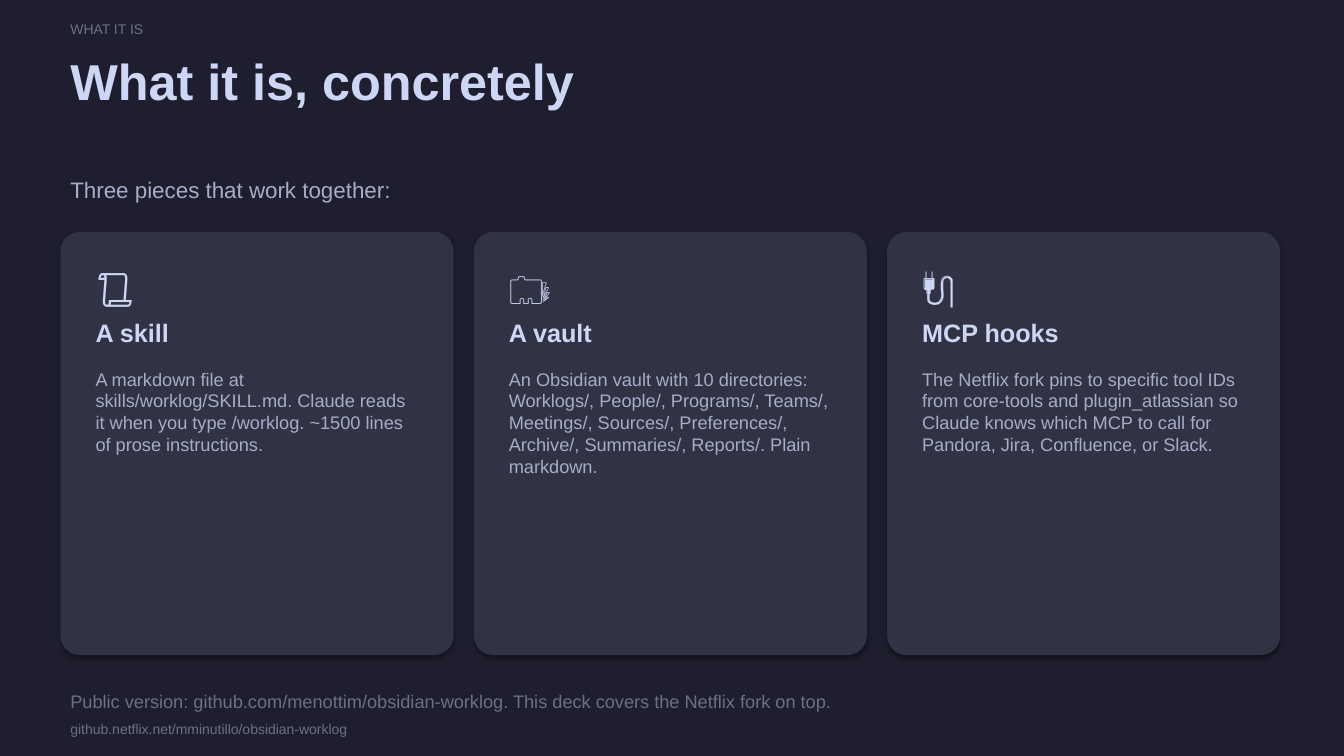
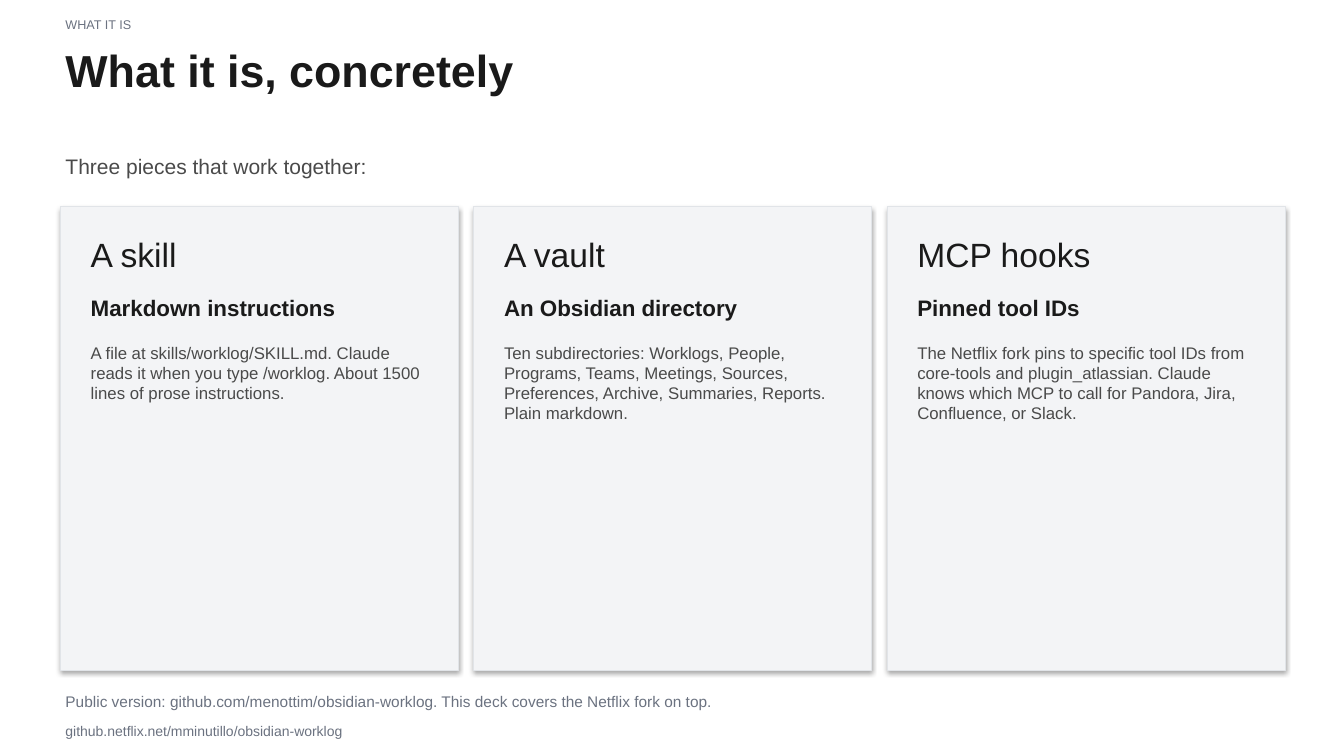
Before and after one commit to menottim/obsidian-worklog, a slide deck: slide 4 of presentation/netflix-workshop.pptx. Drawn at 1344x756 pixels with LibreOffice and Linux fonts; fonts in the diff are those of the drawing. Boxes give left, top, right and bottom in pixels: in the first picture for what was removed or moved away, otherwise in the second. Text is boxed around its words. In the diff, an @@ line names an element or a change of style, - is before the commit and + after.

```diff
--- a/presentation/netflix-workshop.pptx
+++ b/presentation/netflix-workshop.pptx
@@ rectangle removed at box(0, 0, 1344, 756) @@
@@ text "WHAT IT IS" at box(65, 20, 131, 29): size 10 to 9 pt, text colour #6C7086 to #6B7280 @@
@@ text "What it is, concretely" at box(65, 54, 513, 96): size 36 to 32 pt, text colour #CDD6F4 to #1A1A1A @@
@@ text "Three pieces that work together:": place and size @@
-text "Three pieces that work together:" at box(70, 182, 390, 203)
+text "Three pieces that work together:" at box(65, 159, 367, 178)
@@ text "Three pieces that work together:" at box(65, 159, 367, 178): size 16 to 15 pt, text colour #A6ADC8 to #4A4A4A @@
@@ rectangle added at box(60, 207, 459, 670), fill #F3F4F6, outline #E1E4E8 0.75 pt @@
@@ rectangle added at box(474, 207, 872, 670), fill #F3F4F6, outline #E1E4E8 0.75 pt @@
@@ rectangle added at box(887, 207, 1286, 670), fill #F3F4F6, outline #E1E4E8 0.75 pt @@
@@ rounded rectangle removed at box(60, 232, 454, 655) @@
@@ size 18 to 24 pt, text colour #CDD6F4 to #1A1A1A, bold off in 3 elements at box(504, 242, 605, 268), box(917, 242, 1091, 268), box(91, 242, 177, 268) @@
@@ text "A skill": place and size @@
-text "A skill" at box(96, 323, 169, 343)
+text "A skill" at box(91, 242, 177, 268)
@@ rounded rectangle removed at box(474, 232, 867, 655) @@
@@ text "A vault": place and size @@
-text "A vault" at box(509, 323, 592, 342)
+text "A vault" at box(504, 242, 605, 268)
@@ rounded rectangle removed at box(887, 232, 1280, 655) @@
@@ text "MCP hooks": place and size @@
-text "MCP hooks" at box(922, 323, 1059, 343)
+text "MCP hooks" at box(917, 242, 1091, 268)
@@ text at box(91, 299, 335, 317): text changed; size 28 to 16 pt; text colour #CDD6F4 to #1A1A1A; bold on @@
-📜
+Markdown instructions
@@ text at box(504, 299, 738, 321): text changed; size 28 to 16 pt; text colour #CDD6F4 to #1A1A1A; bold on @@
-🗂
+An Obsidian directory
@@ text at box(917, 299, 1080, 317): text changed; size 28 to 16 pt; text colour #CDD6F4 to #1A1A1A; bold on @@
-🔌
+Pinned tool IDs
@@ text at box(91, 347, 419, 403): text changed; size 13 to 12 pt; text colour #A6ADC8 to #4A4A4A @@
-A markdown file at skills/worklog/SKILL.md. Claude reads it when you type /worklog. ~1500 lines of prose instructions.
+A file at skills/worklog/SKILL.md. Claude reads it when you type /worklog. About 1500 lines of prose instructions.
@@ text at box(504, 347, 825, 419): text changed; size 13 to 12 pt; text colour #A6ADC8 to #4A4A4A @@
-An Obsidian vault with 10 directories: Worklogs/, People/, Programs/, Teams/, Meetings/, Sources/, Preferences/, Archive/, Summaries/, Reports/. Plain markdown.
+Ten subdirectories: Worklogs, People, Programs, Teams, Meetings, Sources, Preferences, Archive, Summaries, Reports. Plain markdown.
@@ text at box(917, 347, 1245, 421): text changed; size 13 to 12 pt; text colour #A6ADC8 to #4A4A4A @@
-The Netflix fork pins to specific tool IDs from core-tools and plugin_atlassian so Claude knows which MCP to call for Pandora, Jira, Confluence, or Slack.
+The Netflix fork pins to specific tool IDs from core-tools and plugin_atlassian. Claude knows which MCP to call for Pandora, Jira, Confluence, or Slack.
@@ text "Public version: github.com/menottim/obsidian-worklog. This d ..." at box(65, 696, 712, 710): size 13 to 11 pt, text colour #6C7086 to #6B7280 @@
@@ text "github.netflix.net/mminutillo/obsidian-worklog" at box(65, 726, 342, 739): text colour #6C7086 to #6B7280 @@
```
Also in this commit, not shown: 25 other slides changed, 1 other file.
